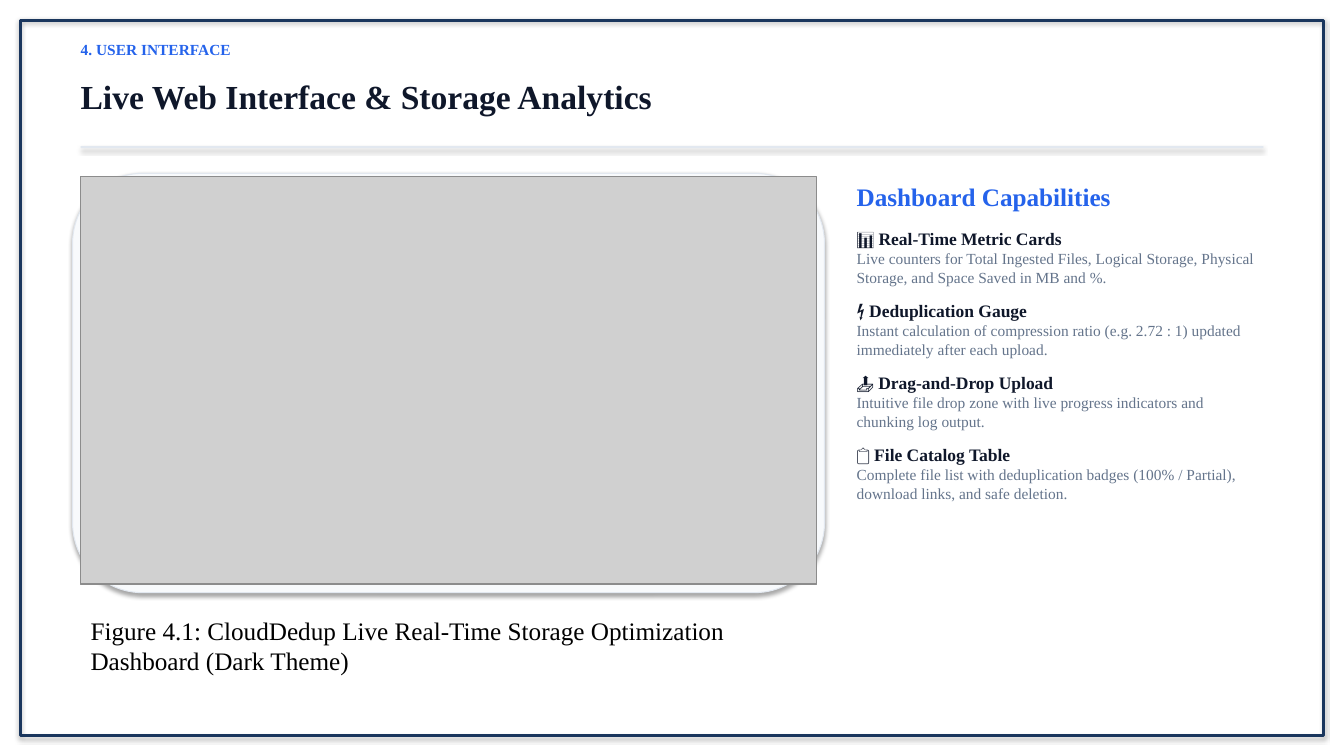
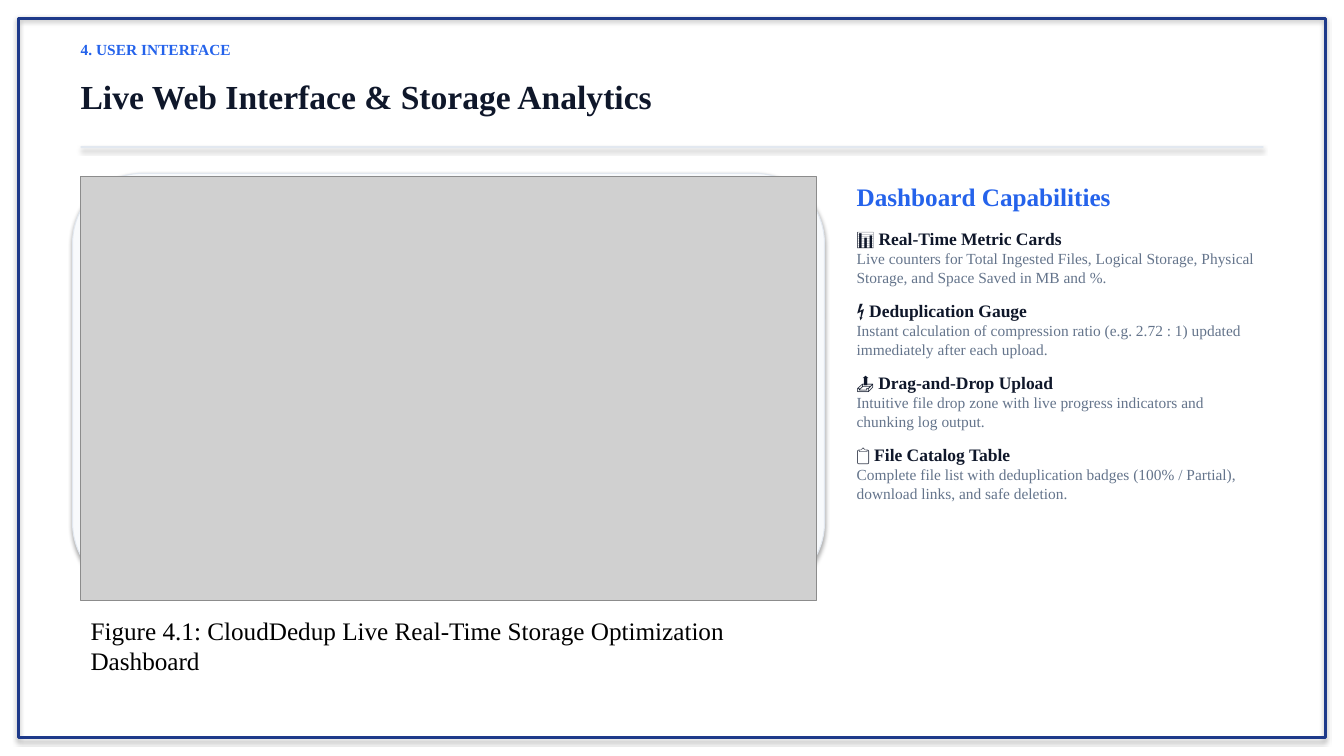
Before and after one commit to prasannapbhurke/CloudDedup, a slide deck: slide 9 of Cloud_File_Deduplication_College_Presentation.pptx. Drawn at 1344x756 pixels with LibreOffice and Linux fonts; fonts in the diff are those of the drawing; grey boxes stand for pictures. Boxes give left, top, right and bottom in pixels: in the first picture for what was removed or moved away, otherwise in the second. Text is boxed around its words. In the diff, an @@ line names an element or a change of style, - is before the commit and + after.

Commit message:
Regenerate project report and college presentation preserving exact format, Times New Roman, and official screenshots

```diff
--- a/Cloud_File_Deduplication_College_Presentation.pptx
+++ b/Cloud_File_Deduplication_College_Presentation.pptx
@@ rectangle at [18, 18, 1326, 738]: outline #1A365D 2 pt to #1E3A8A 2 pt @@
@@ picture: place and size @@
-picture at [81, 176, 817, 583]
+picture at [81, 176, 817, 601]
@@ text at [91, 622, 724, 646]: text changed @@
-Figure 4.1: CloudDedup Live Real-Time Storage Optimization Dashboard (Dark Theme)
+Figure 4.1: CloudDedup Live Real-Time Storage Optimization Dashboard
```
Also in this commit, not shown: 12 other slides changed, 4 other files.
